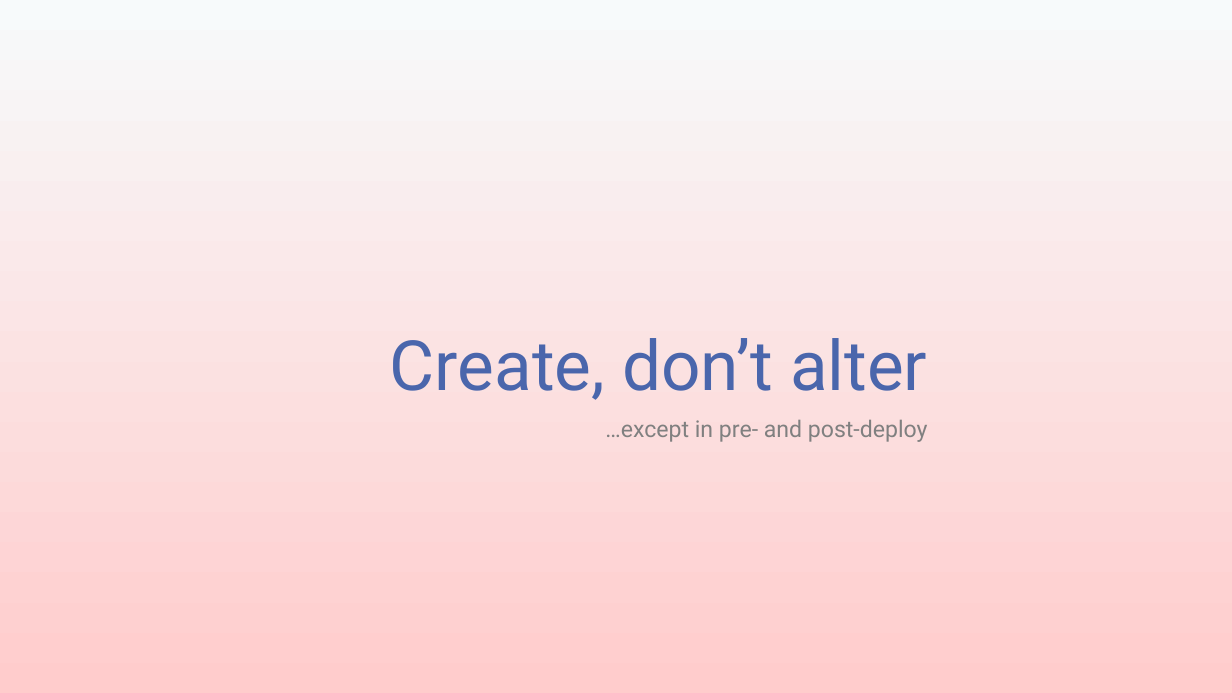
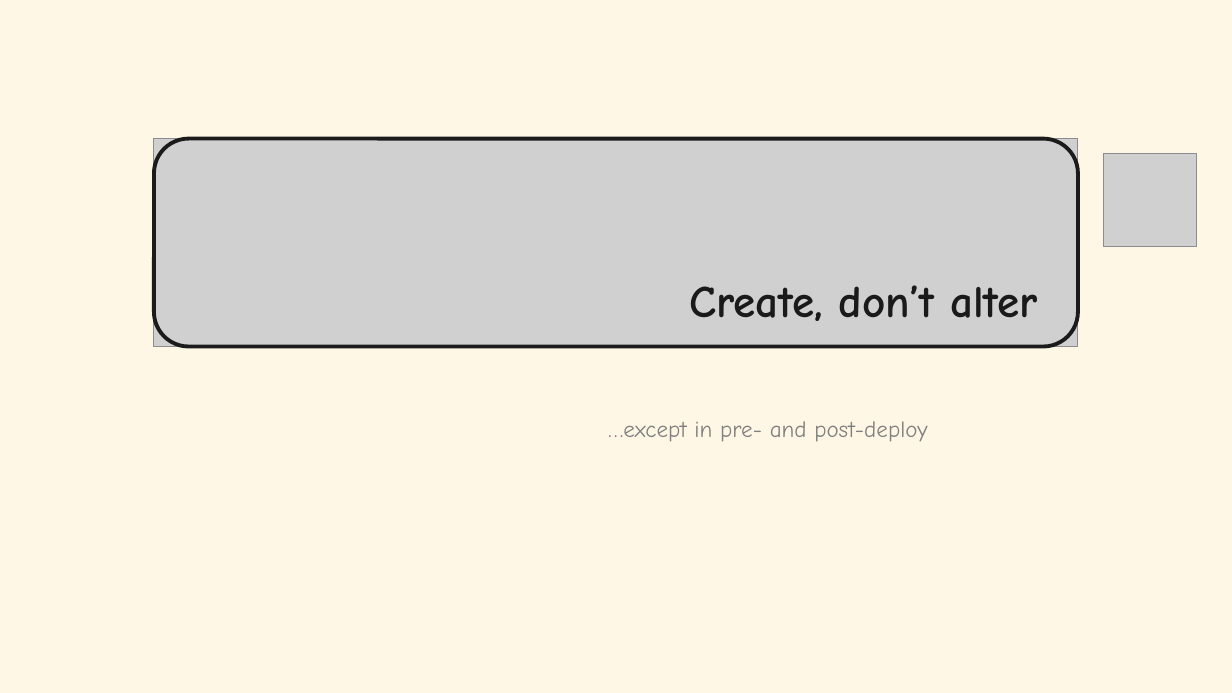
Before and after one commit to transmokopter/Presentations, a slide deck: slide 16 of an-introduction-to-sql-server-database-projects/an-introduction-to-sql-server-database-projects.pptx (slide 18 before the commit). Drawn at 1232x693 pixels with LibreOffice and Linux fonts; fonts in the diff are those of the drawing; grey boxes stand for pictures; background and template pictures are left out. Boxes give left, top, right and bottom in pixels: in the first picture for what was removed or moved away, otherwise in the second. Text is boxed around its words. In the diff, an @@ line names an element or a change of style, - is before the commit and + after.

```diff
--- a/an-introduction-to-sql-server-database-projects/an-introduction-to-sql-server-database-projects.pptx
+++ b/an-introduction-to-sql-server-database-projects/an-introduction-to-sql-server-database-projects.pptx
@@ background gradient #F7FAFB to #FFCCCC to #FFF7E6 @@
@@ picture added at (x1=154, y1=139, x2=1079, y2=347) @@
@@ rounded rectangle added at (x1=154, y1=139, x2=1079, y2=347), outline #1B1B1B 3 pt @@
@@ title "Create, don’t alter" moved from (x1=390, y1=338, x2=927, y2=400) to (x1=689, y1=285, x2=1038, y2=321) @@
@@ title "Create, don’t alter" at (x1=689, y1=285, x2=1038, y2=321): size 54 to 35.2 pt, font Roboto to Comic Neue, text colour #4A66AC to #1A1A1A, bold on @@
@@ picture added at (x1=1104, y1=154, x2=1196, y2=247) @@
@@ subtitle "…except in pre- and post-deploy" at (x1=608, y1=421, x2=927, y2=442): font Roboto to Comic Neue @@
```
Also in this commit, not shown: 19 other slides changed, 1 slide added, 4 slides removed, 4 other files.
